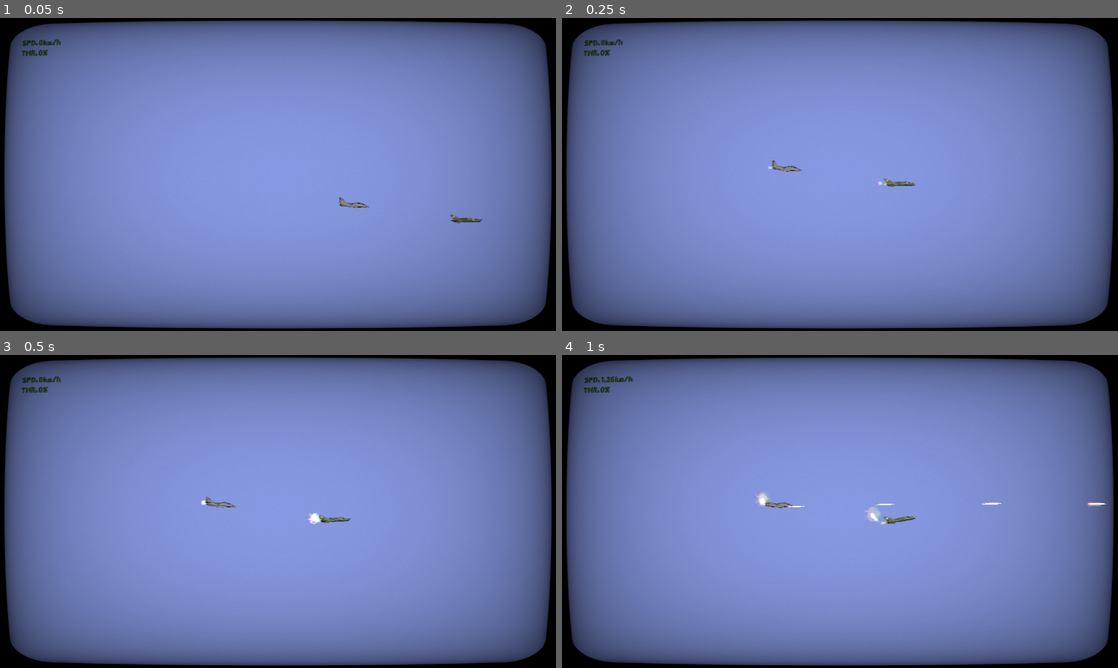
Above: before the commit, frames 1-4 (two rows, left to right).
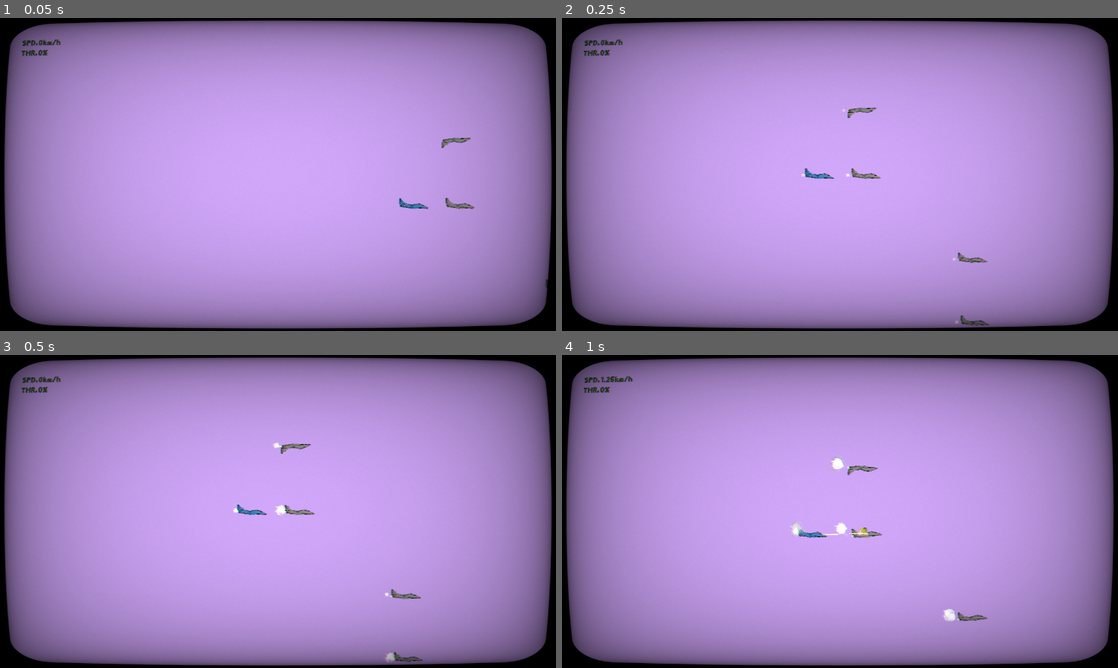
Above: after the commit, the same moments.

Repository: tm-sm/Igne-Caelum
Game: Godot game, scene res://testing2.tscn
Same seed, same stepped clock (60 frames per second), same inputs: the game is played once before the commit and once after it.
Inputs:
- Up to frame 1 (0.05 s): no input
- Up to frame 2 (0.25 s): no input
- Up to frame 3 (0.5 s): no input
- Up to frame 4 (1 s): hold A (pitch_up) from 0.53 s (still down); hold Up (fire_machineguns) from 0.53 s (still down)

The runs differ from the first frame. In frame 1, 94% of the frame differs, in the area x 0-100%, y 0-100%; in frame 2, 94%; in frame 3, 94%; in frame 4, 94%.

Commit message:
added explosion effects and reworked bullets

Diff:
--- a/entities/particles/Explosion.tscn
+++ b/entities/particles/Explosion.tscn
@@ -1,9 +1,10 @@
-[gd_scene load_steps=19 format=2]
+[gd_scene load_steps=20 format=2]
 
 [ext_resource path="res://textures/smoke.png" type="Texture" id=1]
 [ext_resource path="res://entities/particles/Explosion.gd" type="Script" id=2]
 [ext_resource path="res://textures/shaders/Distortion.tres" type="Material" id=3]
 [ext_resource path="res://textures/explosion_shape.png" type="Texture" id=4]
+[ext_resource path="res://sounds/explosion.ogg" type="AudioStream" id=5]
 
 [sub_resource type="Gradient" id=6]
 offsets = PoolRealArray( 0, 0.735849, 1 )
@@ -110,7 +111,6 @@
 script = ExtResource( 2 )
 
 [node name="Explosion" type="Particles2D" parent="."]
-emitting = false
 amount = 100
 lifetime = 10.0
 one_shot = true
@@ -160,4 +160,11 @@
 [node name="AnimationPlayer" type="AnimationPlayer" parent="."]
 anims/explode = SubResource( 17 )
 
+[node name="AudioStreamPlayer2D" type="AudioStreamPlayer2D" parent="."]
+stream = ExtResource( 5 )
+volume_db = -10.0
+pitch_scale = 1.5
+autoplay = true
+max_distance = 15000.0
+
 [connection signal="timeout" from="Timer" to="." method="_on_Timer_timeout"]
--- a/entities/planes/IntorvAI.tscn
+++ b/entities/planes/IntorvAI.tscn
@@ -6,3 +6,5 @@
 [node name="IntorvAI" instance=ExtResource( 1 )]
 script = ExtResource( 2 )
 machinegun_range = 10000
+tight_turn_thrust = 0.6
+wide_turn_thrust = 0.9
--- a/entities/planes/IntorvPlayer.tscn
+++ b/entities/planes/IntorvPlayer.tscn
@@ -30,7 +30,7 @@
 position = Vector2( -54, -1 )
 
 [node name="MachineGun" parent="Plane" index="7"]
-position = Vector2( 43, 21 )
+position = Vector2( 86, 0 )
 
 [node name="ListenerDoppler" parent="." index="4" instance=ExtResource( 3 )]
 current = true
--- a/entities/planes/base/Interzki.tscn
+++ b/entities/planes/base/Interzki.tscn
@@ -55,6 +55,10 @@
 orbit_velocity_random = 0.0
 scale = 0.1
 
+[sub_resource type="CanvasItemMaterial" id=30]
+blend_mode = 1
+light_mode = 1
+
 [sub_resource type="Gradient" id=19]
 offsets = PoolRealArray( 0, 0.113208, 0.660377, 0.811321, 0.95283 )
 colors = PoolColorArray( 0.839844, 0.831335, 0.295258, 1, 0.943945, 0.438269, 0.10334, 1, 0.96875, 1, 0, 1, 1, 0.996094, 0.996094, 1, 0, 0, 0, 0 )
@@ -227,6 +231,7 @@
 texture = ExtResource( 4 )
 
 [node name="Fire" type="Particles2D" parent="Plane"]
+material = SubResource( 30 )
 position = Vector2( 3, 2 )
 emitting = false
 amount = 50
@@ -235,6 +240,7 @@
 texture = ExtResource( 4 )
 
 [node name="MachineGun" parent="Plane" instance=ExtResource( 7 )]
+position = Vector2( 97, 0 )
 
 [node name="HitBox" type="CollisionShape2D" parent="."]
 rotation = 1.5708
@@ -246,7 +252,7 @@
 volume_db = -5.0
 pitch_scale = 1.5
 autoplay = true
-max_distance = 5000.0
+max_distance = 10000.0
 attenuation = 1.46409
 
 [node name="AnimationPlayer" type="AnimationPlayer" parent="."]
--- a/entities/planes/base/Intorv.tscn
+++ b/entities/planes/base/Intorv.tscn
@@ -55,9 +55,12 @@
 orbit_velocity_random = 0.0
 scale = 0.1
 
+[sub_resource type="CanvasItemMaterial" id=32]
+blend_mode = 1
+
 [sub_resource type="Gradient" id=19]
-offsets = PoolRealArray( 0, 0.113208, 0.660377, 0.811321, 0.95283 )
-colors = PoolColorArray( 0.839844, 0.831335, 0.295258, 1, 0.943945, 0.438269, 0.10334, 1, 0.96875, 1, 0, 1, 1, 0.996094, 0.996094, 1, 0, 0, 0, 0 )
+offsets = PoolRealArray( 0, 0.129032, 0.660377, 0.811321, 0.95283 )
+colors = PoolColorArray( 0.499023, 0.351485, 0.0623779, 1, 0.483398, 0.192604, 0, 1, 0.96875, 1, 0, 1, 0.0185547, 0.0185547, 0.0185547, 1, 0, 0, 0, 0 )
 
 [sub_resource type="GradientTexture" id=20]
 gradient = SubResource( 19 )
@@ -183,7 +186,6 @@
 weight_tons = 25.0
 max_health = 150
 max_speed = 2500.0
-stall_speed = 800.0
 agility = 60.0
 engine_power = 1000.0
 torque_strength = 5500.0
@@ -236,6 +238,7 @@
 texture = ExtResource( 7 )
 
 [node name="Fire" type="Particles2D" parent="Plane"]
+material = SubResource( 32 )
 position = Vector2( -46, 0 )
 emitting = false
 amount = 50
@@ -244,7 +247,8 @@
 texture = ExtResource( 7 )
 
 [node name="MachineGun" parent="Plane" instance=ExtResource( 4 )]
-position = Vector2( 44, 22 )
+position = Vector2( 82, 0 )
+fire_rate_seconds = 0.05
 
 [node name="HitBox" type="CollisionShape2D" parent="."]
 position = Vector2( -27, 1 )
--- a/entities/planes/scripts/BasePlane.gd
+++ b/entities/planes/scripts/BasePlane.gd
@@ -19,7 +19,7 @@
 export(Color) var plane_color = Color.dimgray
 export(float) var weight_tons : float = 20
 export(int) var max_health : int = 100
-export(float) var max_speed = 2000
+export(float) var max_speed = 2000.0
 export(float) var stall_speed = 600 #at which speed the aircraft starts to feel the effects of gravity
 export(float) var agility : float = 70
 export(float) var brakes_power : float = 100
@@ -103,8 +103,6 @@
 	if health <= 0:
 		emit_signal("destroyed")
 		anim.play("die")
-	else:
-		anim.play("damaged")
 
 func apply_thrust():
 	#calculating the force needed to mantain the desired speed
--- a/entities/planes/scripts/PlaneAI.gd
+++ b/entities/planes/scripts/PlaneAI.gd
@@ -2,6 +2,8 @@
 class_name PlaneAI
 
 export(int) var machinegun_range : int = 10000
+export(float) var tight_turn_thrust : float = 0.2
+export(float) var wide_turn_thrust : float = 0.8
 
 enum combat_action { idle, heading_to_target, target_in_range}
 enum flight_action { stalling, straight_ahead, wide_turn, sharp_turn, returning_to_base}
@@ -60,16 +62,12 @@
 
 func update_thrust():
 	match flight_state:
-		flight_action.stalling:
+		flight_action.wide_turn:
+			throttle_target = wide_turn_thrust
+		flight_action.sharp_turn:
+			throttle_target = tight_turn_thrust
+		_:
 			throttle_target = 1
-		flight_action.straight_ahead:
-			throttle_target = 1
-		flight_action.wide_turn:
-			throttle_target = 0.8
-		flight_action.sharp_turn:
-			throttle_target = 0.2
-		_:
-			throttle_target = 0
 
 	if engine_thrust_percentage > throttle_target:
 		throttle_down()
--- a/entities/weapons/BaseBullet.gd
+++ b/entities/weapons/BaseBullet.gd
@@ -10,7 +10,7 @@
 func fire(impulse):
 	weight = bullet_weight
 	apply_central_impulse(impulse)
-	timer.start(5)
+	timer.start(3)
 
 func _on_Bullet_body_entered(body):
 	add_collision_exception_with(body)
--- a/entities/weapons/BaseBullet.tscn
+++ b/entities/weapons/BaseBullet.tscn
@@ -4,8 +4,8 @@
 [ext_resource path="res://textures/smoke.png" type="Texture" id=2]
 [ext_resource path="res://entities/weapons/BaseBullet.gd" type="Script" id=3]
 
-[sub_resource type="CircleShape2D" id=1]
-radius = 6.08276
+[sub_resource type="CapsuleShape2D" id=17]
+height = 76.0
 
 [sub_resource type="Curve" id=2]
 min_value = -360.0
@@ -142,13 +142,14 @@
 color_ramp = SubResource( 16 )
 
 [node name="BaseBullet" type="RigidBody2D"]
-continuous_cd = 1
 contacts_reported = 2
 contact_monitor = true
 script = ExtResource( 3 )
 
 [node name="CollisionShape2D" type="CollisionShape2D" parent="."]
-shape = SubResource( 1 )
+position = Vector2( 113, 3 )
+rotation = 1.5708
+shape = SubResource( 17 )
 
 [node name="Explode" type="Particles2D" parent="."]
 position = Vector2( 8, 1 )
@@ -170,6 +171,7 @@
 centered = false
 
 [node name="Light2D" type="Light2D" parent="Sprite"]
+position = Vector2( -0.7, 4 )
 scale = Vector2( 0.5, 1 )
 texture = ExtResource( 1 )
 offset = Vector2( 10, 0 )
--- a/entities/weapons/MachineGun.tscn
+++ b/entities/weapons/MachineGun.tscn
@@ -6,11 +6,12 @@
 [node name="MachineGun" type="Position2D"]
 position = Vector2( 95, -2 )
 script = ExtResource( 1 )
+power = 7500.0
 
 [node name="Timer" type="Timer" parent="."]
 
 [node name="Gunshot" type="AudioStreamPlayer2D" parent="."]
 stream = ExtResource( 2 )
-max_distance = 5000.0
+max_distance = 7500.0
 
 [connection signal="timeout" from="Timer" to="." method="_on_Timer_timeout"]
--- a/misc/ListenerDoppler.gd
+++ b/misc/ListenerDoppler.gd
@@ -7,7 +7,6 @@
 
 func _process(delta):
 	var sound_sources = active_sounds.keys()
-	print(sound_sources)
 	for s in sound_sources:
 		var sound_mod =  active_sounds[s] / global_position.distance_to(s.global_position)
 		if sound_mod < 1:
@@ -20,6 +19,10 @@
 func _on_ListeningArea_body_entered(body):
 	if body.is_in_group("sound_emitter") and body != get_parent():
 		active_sounds[body] = global_position.distance_to(body.global_position)
+		body.connect("destroyed", self, "_on_emitter_destroyed", [body])
 
 func _on_ListeningArea_body_exited(body):
 	active_sounds.erase(body)
+
+func _on_emitter_destroyed(body):
+	active_sounds.erase(body)
--- a/project.godot
+++ b/project.godot
@@ -74,7 +74,7 @@
 
 [application]
 
-config/name="Aerobazki"
+config/name="Igne Caelum"
 run/main_scene="res://testing2.tscn"
 config/icon="res://icon.png"
 
@@ -86,6 +86,10 @@
 [editor_plugins]
 
 enabled=PoolStringArray( "res://addons/godot_sfxr/plugin.cfg" )
+
+[global]
+
+logging=false
 
 [gui]
 
@@ -158,6 +162,10 @@
  ]
 }
 
+[logging]
+
+file_logging/enable_file_logging=true
+
 [physics]
 
 common/enable_pause_aware_picking=true
--- a/testing2.tscn
+++ b/testing2.tscn
@@ -1,9 +1,9 @@
 [gd_scene load_steps=18 format=2]
 
-[ext_resource path="res://entities/planes/InterzkiAI.tscn" type="PackedScene" id=1]
+[ext_resource path="res://entities/planes/IntorvPlayer.tscn" type="PackedScene" id=1]
 [ext_resource path="res://fonts/Nasa21-l23X.ttf" type="DynamicFontData" id=2]
-[ext_resource path="res://entities/planes/IntorvPlayer.tscn" type="PackedScene" id=3]
 [ext_resource path="res://entities/PlayerCamera.gd" type="Script" id=4]
+[ext_resource path="res://entities/planes/IntorvAI.tscn" type="PackedScene" id=5]
 
 [sub_resource type="GDScript" id=2]
 script/source = "extends Node2D
@@ -348,18 +348,26 @@
 
 [sub_resource type="ShaderMaterial" id=38]
 shader = SubResource( 37 )
-shader_param/blue = 0.8
-shader_param/red = 0.3
-shader_param/green = 0.4
+shader_param/blue = 0.888
+shader_param/red = 0.605
+shader_param/green = 0.375
 
 [node name="testing2" type="Node2D"]
 script = SubResource( 2 )
 
 [node name="AI" type="Node2D" parent="."]
 
-[node name="InterzkiAI" parent="AI" instance=ExtResource( 1 )]
-position = Vector2( 3560, 545 )
-plane_color = Color( 0.305882, 0.34902, 0.113725, 1 )
+[node name="IntorvAI" parent="AI" instance=ExtResource( 5 )]
+position = Vector2( 3849, -271 )
+
+[node name="IntorvAI2" parent="AI" instance=ExtResource( 5 )]
+position = Vector2( 4869, 1103 )
+
+[node name="IntorvAI3" parent="AI" instance=ExtResource( 5 )]
+position = Vector2( 3886, 327 )
+
+[node name="IntorvAI4" parent="AI" instance=ExtResource( 5 )]
+position = Vector2( 4906, 1701 )
 
 [node name="PlayerCamera" type="Camera2D" parent="."]
 show_behind_parent = true
@@ -434,5 +442,6 @@
 anchor_right = 1.0
 anchor_bottom = 1.0
 
-[node name="Player" parent="." instance=ExtResource( 3 )]
-position = Vector2( 2529, 400 )
+[node name="Player" parent="." instance=ExtResource( 1 )]
+position = Vector2( 3443, 326 )
+plane_color = Color( 0.0509804, 0.407843, 0.698039, 1 )
Not shown: 1 places in entities/planes/base/Interzki.tscn that only renumber resources
Not shown: 1 places in entities/planes/base/Intorv.tscn that only renumber resources
Not shown, added: sounds/explosion.ogg.import
Not shown, added: sounds/explosion.ogg
